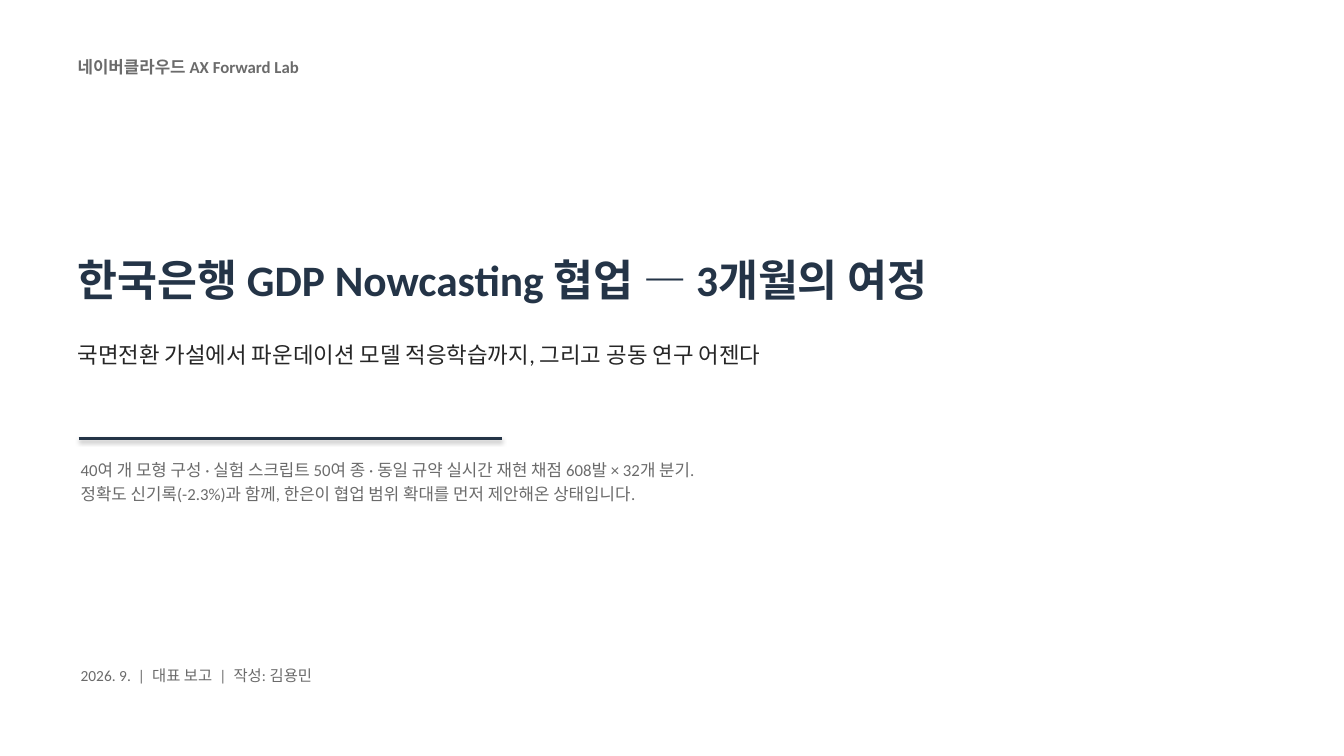
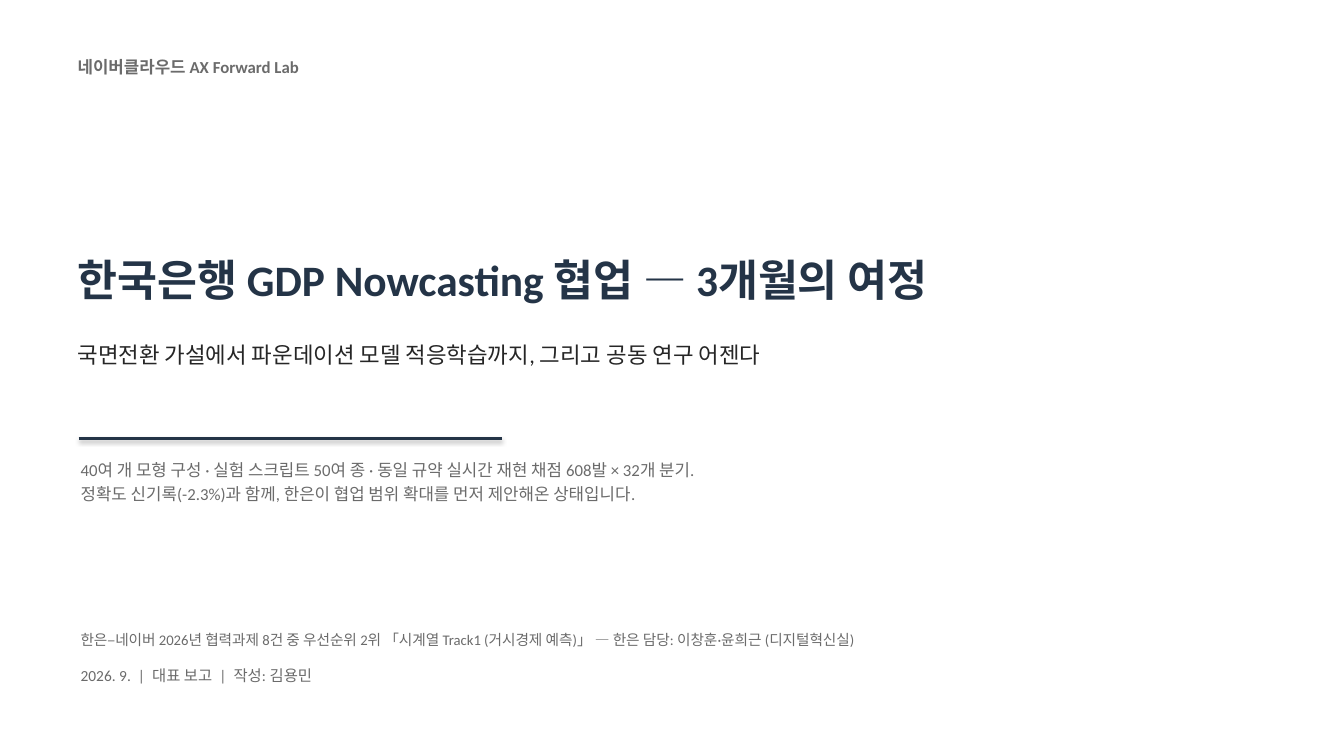
Before and after one commit to shezgone/bistro-lstm, a slide deck: slide 1 of docs/한은협업_여정보고_대표_2026-09-01.pptx. Drawn at 1344x756 pixels with LibreOffice and Linux fonts; fonts in the diff are those of the drawing. Boxes give left, top, right and bottom in pixels: in the first picture for what was removed or moved away, otherwise in the second. Text is boxed around its words. In the diff, an @@ line names an element or a change of style, - is before the commit and + after.

```diff
--- a/docs/한은협업_여정보고_대표_2026-09-01.pptx
+++ b/docs/한은협업_여정보고_대표_2026-09-01.pptx
@@ text added at (x1=81, y1=632, x2=855, y2=647), 10.5 pt, text #6B6B6B @@
+한은–네이버 2026년 협력과제 8건 중 우선순위 2위 「시계열 Track1 (거시경제 예측)」 — 한은 담당: 이창훈·윤희근 (디지털혁신실)
```
Also in this commit, not shown: 1 other file.
